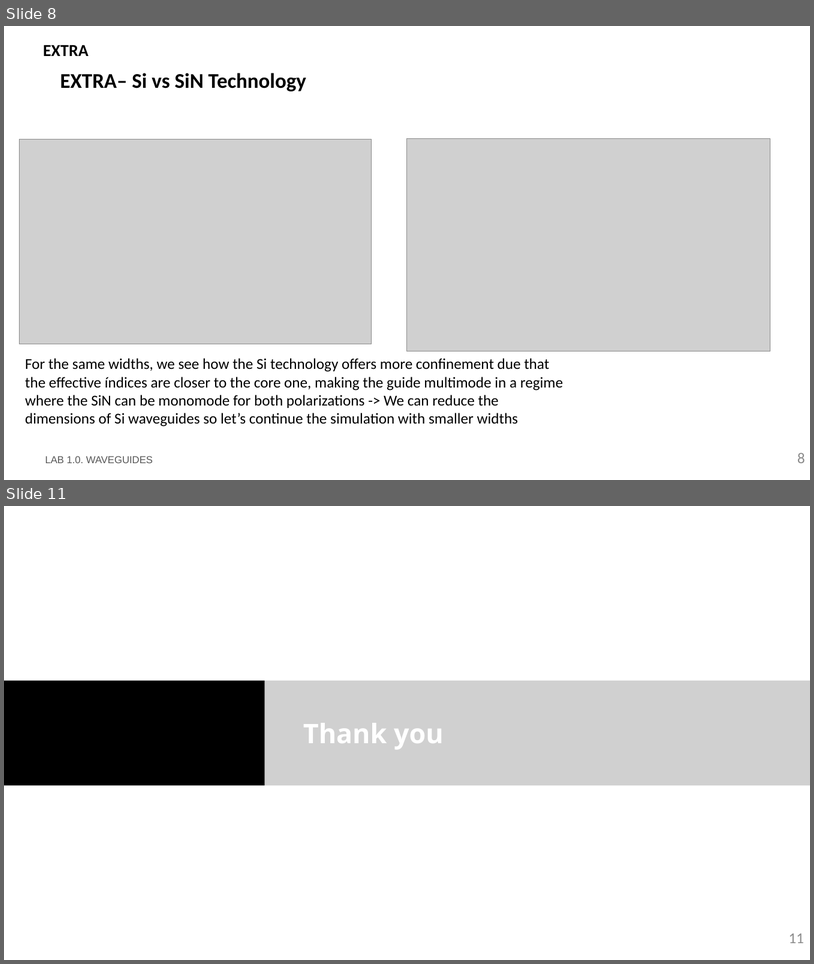
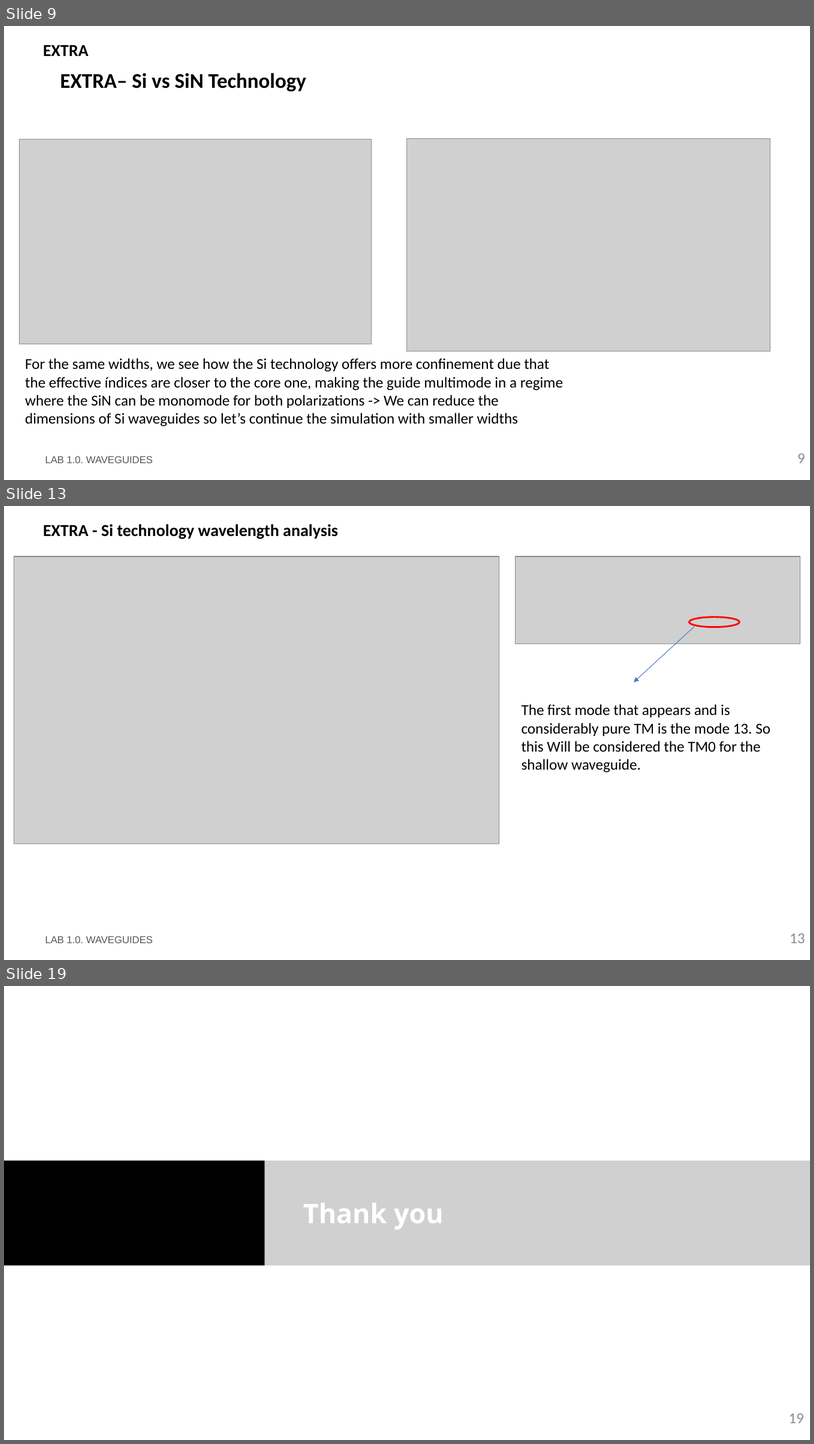
Before and after one commit to DBAEASE/pic-upv-lab1, a slide deck: LabBook_10.pptx. Shown one above the other, each under a label of ours: slides 8 and 11 before the commit, slides 9, 13 and 19 after it; the slides between them are not shown. The pictures are 814x964 and 814x1444 pixels, drawn with LibreOffice and Linux fonts; fonts in the diff are those of the drawing; grey boxes stand for pictures; background and template pictures are left out. Boxes give left, top, right and bottom in pixels: in the first picture for what was removed or moved away, otherwise in the second. Text is boxed around its words. In the diff, an @@ line names an element or a change of style, - is before the commit and + after.

Commit message:
Extra hecho

```diff
--- a/LabBook_10.pptx
+++ b/LabBook_10.pptx
@@ slide 13 added at <box>4,506,810,960</box>, background #FFFFFF @@
@@ title added at <box>43,524,338,539</box>, 20 pt, text #000000, bold @@
+EXTRA - Si technology wavelength analysis
@@ picture added at <box>14,556,500,844</box> @@
@@ picture added at <box>516,556,801,643</box> @@
@@ arrow added from (695, 627) to (635, 682), #4B7EBC 0.75 pt @@
@@ ellipse added at <box>689,617,740,627</box>, outline #FF0000 2 pt @@
@@ text added at <box>522,704,771,772</box>, 18 pt, text #000000 @@
+The first mode that appears and is considerably pure TM is the mode 13. So this Will be considered the TM0 for the shallow waveguide.
@@ text added at <box>45,936,153,943</box>, 12 pt, text #585858 @@
+LAB 1.0. WAVEGUIDES
@@ page number added at <box>790,933,806,943</box>, 18 pt, text #8C8C8C @@
+13
@@ what was slide 8 is now slide 9 @@
@@ page number at <box>798,453,806,463</box>: text changed @@
-8
+9
@@ what was slide 11 is now slide 19 @@
@@ page number at <box>789,1413,804,1423</box>: text changed @@
-11
+19
```
Also in this commit, not shown: 4 slides changed, 7 other slides added, 1 other file.
